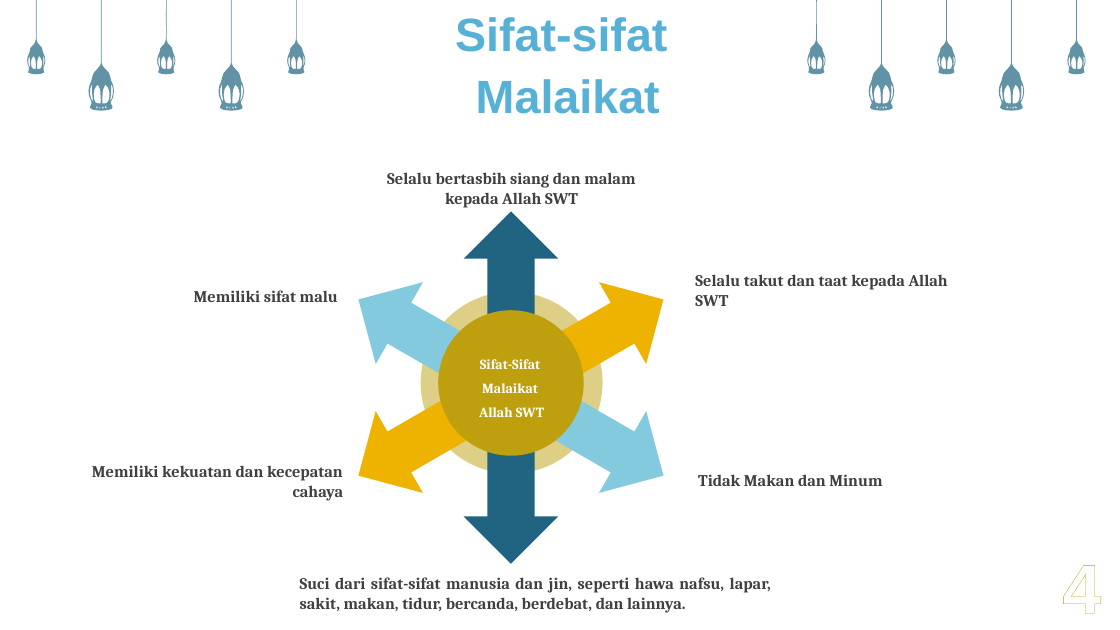
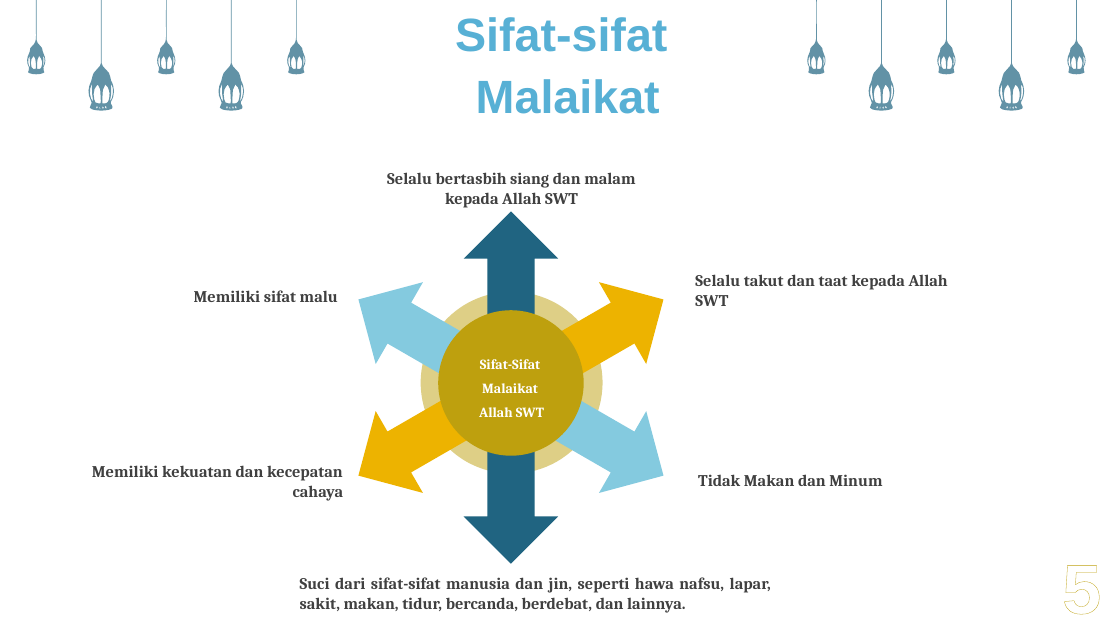
Before and after one commit to adnanerlansyah403/Tugas-Pendidikan-Agama, a slide deck: slide 8 of Presentasi Pendidikan Agama.pptx. Drawn at 1120x630 pixels with LibreOffice and Linux fonts; fonts in the diff are those of the drawing. Boxes give left, top, right and bottom in pixels: in the first picture for what was removed or moved away, otherwise in the second. Text is boxed around its words. In the diff, an @@ line names an element or a change of style, - is before the commit and + after.

Commit message:
update ppt 2x

```diff
--- a/Presentasi Pendidikan Agama.pptx
+++ b/Presentasi Pendidikan Agama.pptx
@@ text at (1062,565,1101,615): text changed @@
-4
+5
```
Also in this commit, not shown: 2 other slides changed.
